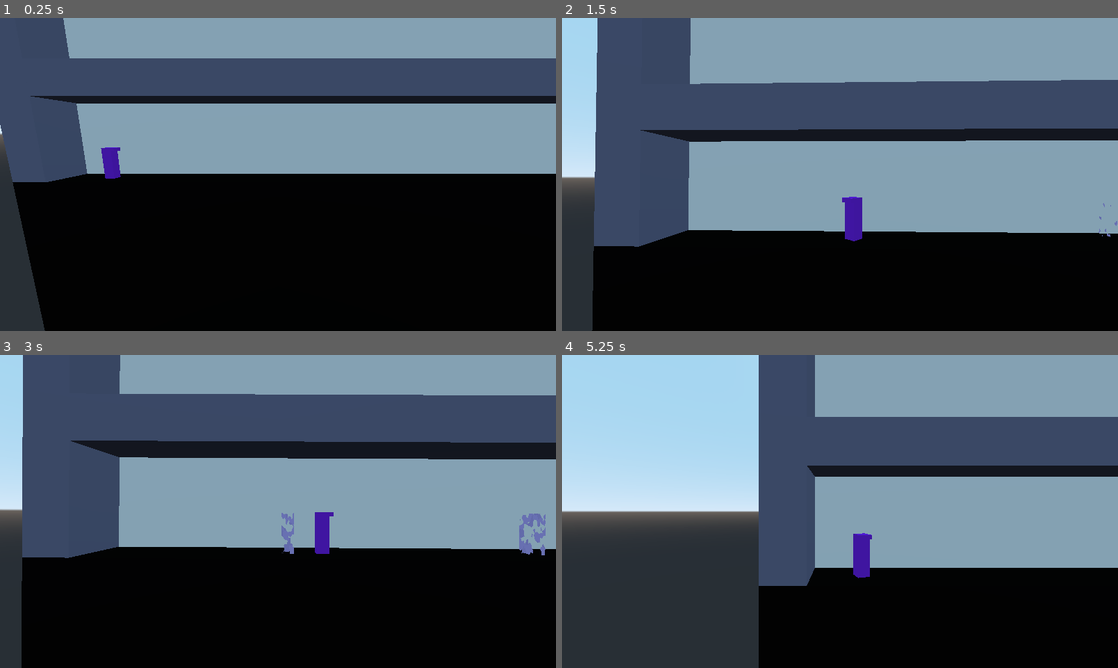
Above: before the commit, frames 1-4 (two rows, left to right).
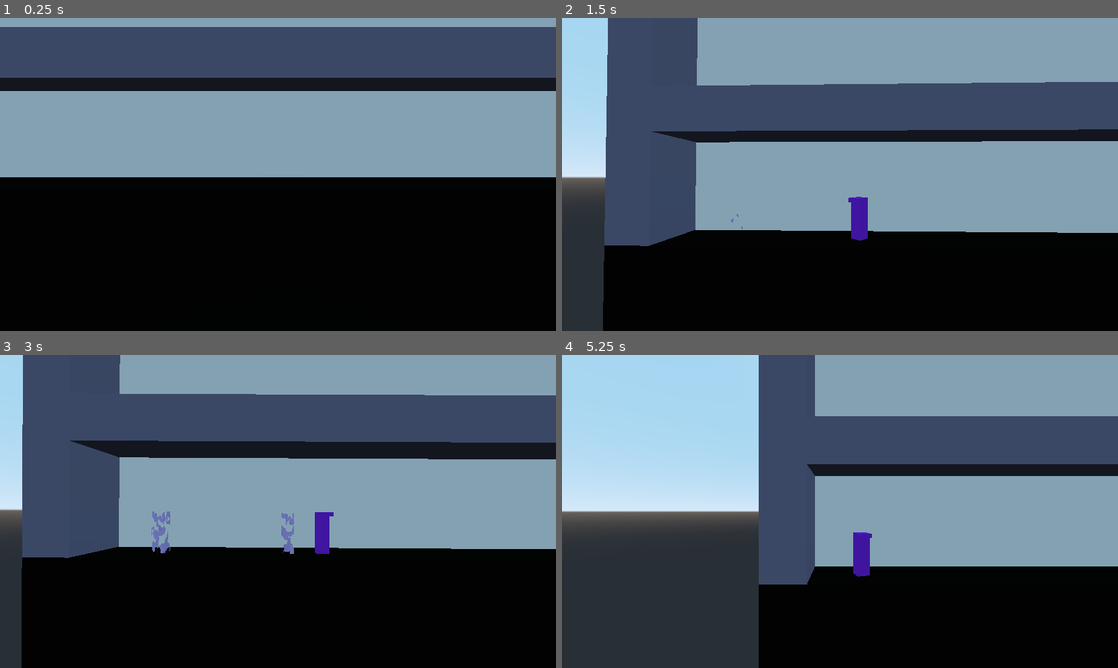
Above: after the commit, the same moments.

Repository: dsaltares/ludumdare-47
Game: Godot game, scene res://David/DavidPlayground.tscn
The game is run twice, just before and just after one commit, with the same random seed, the same clock (stepped at 60 frames per second) and the same inputs.
Inputs:
- Up to frame 1 (0.25 s): no input
- Up to frame 2 (1.5 s): hold D (move_right) 0.53-1.28 s; tap N (new_run) at 0.6 s; tap Space (jump) at 0.77 s; hold A (move_left) from 1.28 s (still down); tap C (shake) at 1.35 s
- Up to frame 3 (3 s): tap Space (jump) at 1.52 s; release A (move_left) at 2.03 s; hold D (move_right) from 2.03 s (still down); tap N (new_run) at 2.1 s; tap C (shake) at 2.85 s
- Up to frame 4 (5.25 s): tap Space (jump) at 3.02, 3.77, 4.52 s; release D (move_right) at 3.53 s; hold A (move_left) from 3.53 s (still down); tap N (new_run) at 3.6, 5.1 s; tap C (shake) at 4.35 s

The runs differ from the first frame. In frame 1, 25% of the frame differs, in the area x 0-100%, y 0-100%; in frame 2, 4.0%; in frame 3, 0.6%; in frame 4, 0.8%.

Commit message:
fix first ghost not showing up in the right place

Diff:
--- a/game/David/DavidPlayground.tscn
+++ b/game/David/DavidPlayground.tscn
@@ -10,4 +10,3 @@
 [node name="Camera" parent="." instance=ExtResource( 3 )]
 
 [node name="Level" parent="." instance=ExtResource( 1 )]
-transform = Transform( 1, 0, 0, 0, 1, 0, 0, 0, 1, 18.2192, -0.963553, -9.33746 )
--- a/game/Level/Level.tscn
+++ b/game/Level/Level.tscn
@@ -23,7 +23,6 @@
 transform = Transform( 1, 0, 0, 0, 1, 0, 0, 0, 1, -70, 0, 0 )
 
 [node name="Ghosts" type="Spatial" parent="."]
-transform = Transform( 1, 0, 0, 0, 1, 0, 0, 0, 1, -70, 0, 0 )
 
 [node name="Environment" type="Spatial" parent="."]
 
Not shown: 1 places in game/Environment/Greybox.tscn that only renumber resources
